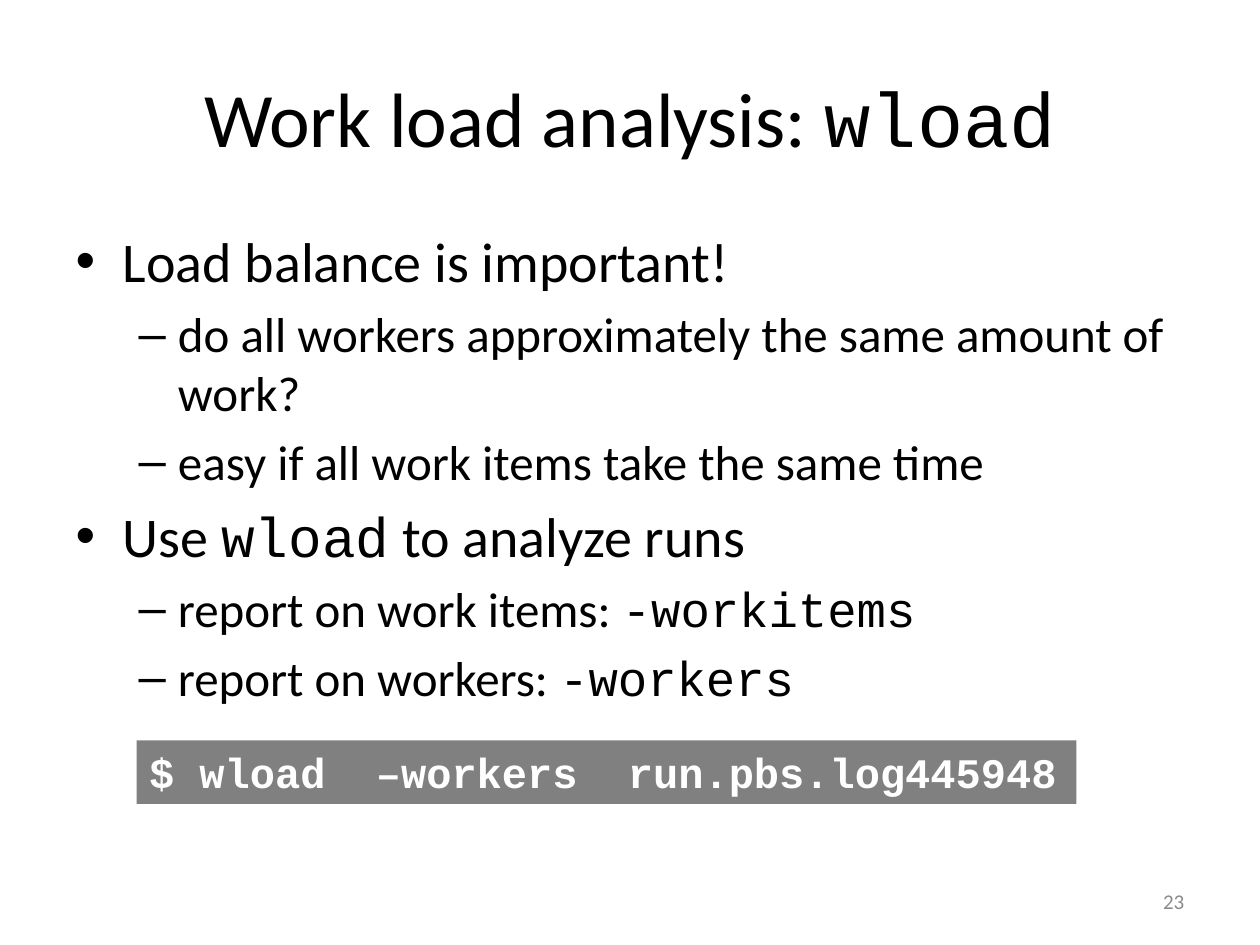
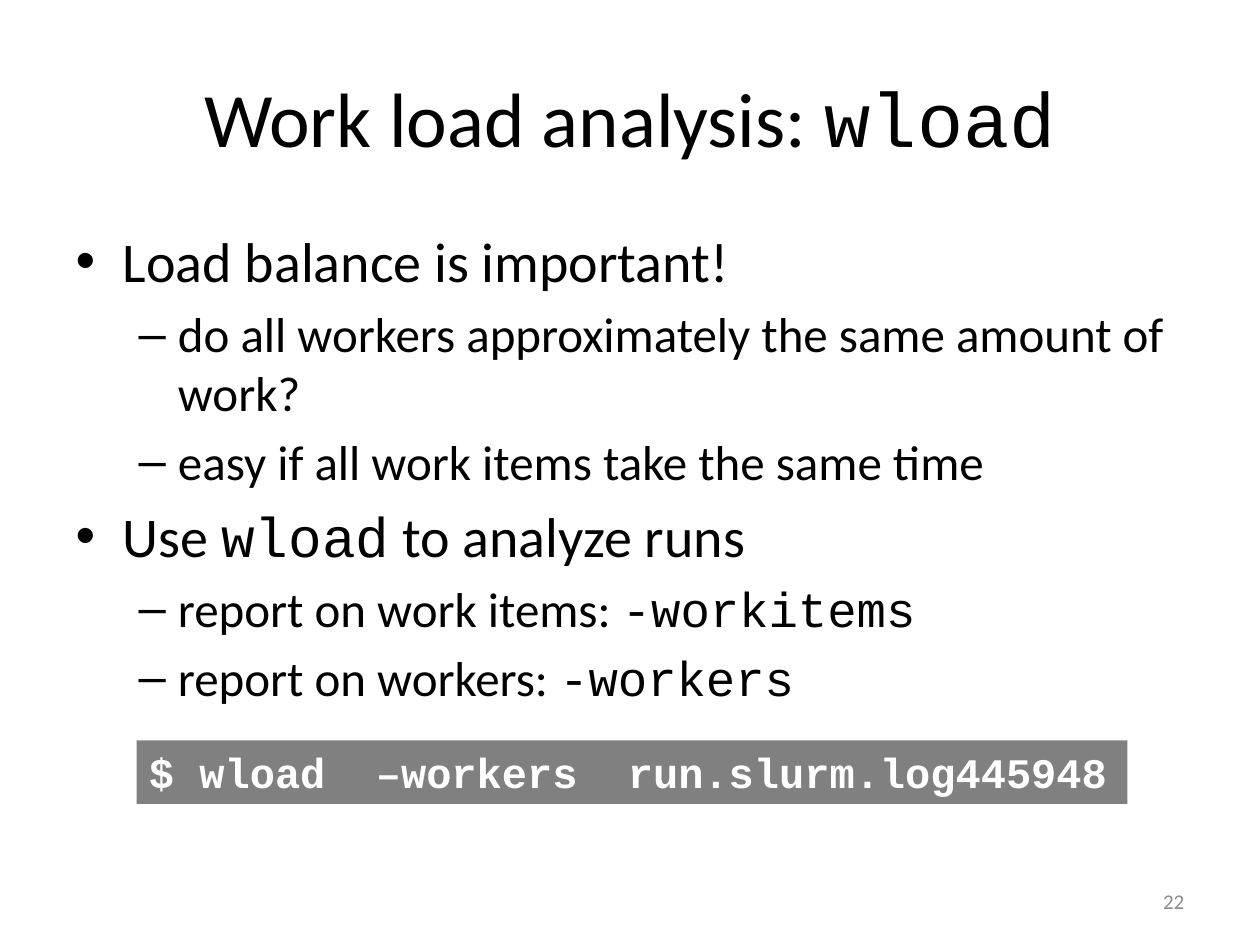
Before and after one commit to gjbex/worker-and-atools, a slide deck: slide 22 of worker_atools.pptx (slide 23 before the commit). Drawn at 1260x945 pixels with LibreOffice and Linux fonts; fonts in the diff are those of the drawing. Boxes give left, top, right and bottom in pixels: in the first picture for what was removed or moved away, otherwise in the second. Text is boxed around its words. In the diff, an @@ line names an element or a change of style, - is before the commit and + after.

Commit message:
Adapt worker slides for slurm

```diff
--- a/worker_atools.pptx
+++ b/worker_atools.pptx
@@ rectangle "$ wload –workers run.slurm.log445948": place and size @@
-rectangle "$ wload –workers run.slurm.log445948" at bbox=[136, 741, 1076, 804]
+rectangle "$ wload –workers run.slurm.log445948" at bbox=[136, 741, 1126, 804]
@@ text in rectangle at bbox=[199, 758, 1107, 797]: text changed @@
-$ wload –workers run.pbs.log445948
+$ wload –workers run.slurm.log445948
@@ page number at bbox=[1163, 895, 1184, 909]: text changed @@
-23
+22
```
Also in this commit, not shown: 13 other slides changed, 2 slides removed.
